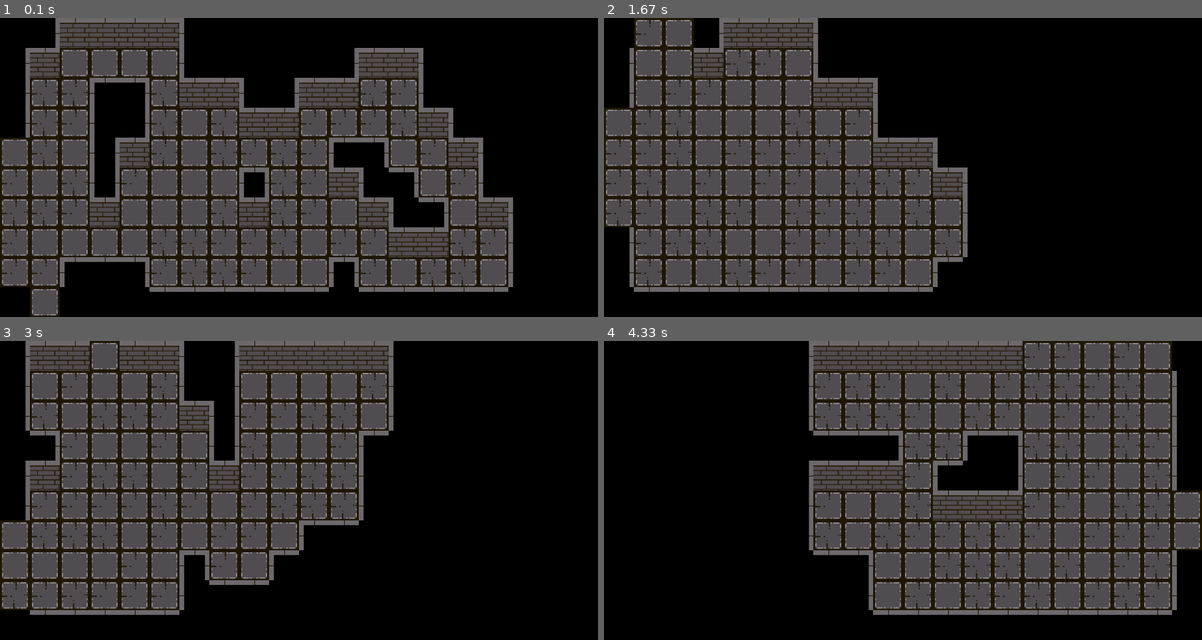
Above: before the commit, frames 1-4 (two rows, left to right).
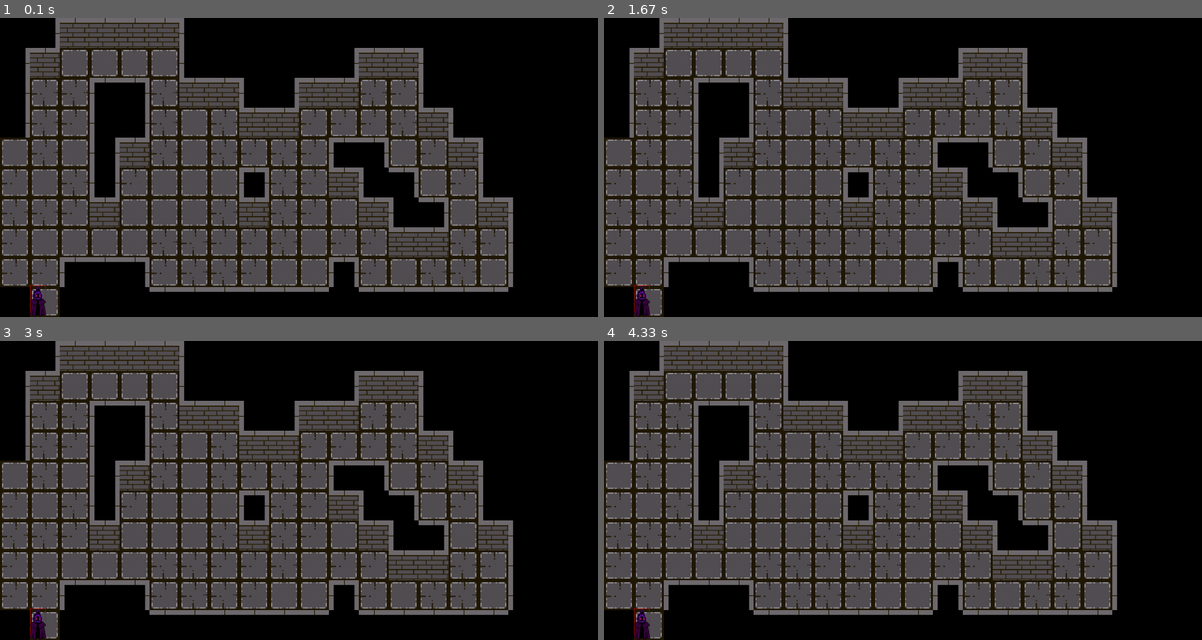
Above: after the commit, the same moments.

Repository: philogamer/pygame1
Game: pygame game, started from code.py
Two runs of this game, one before a commit and one after it. Both use one fixed random seed, a clock stepped at 60 frames per second and the inputs below.
Inputs:
- Up to frame 1 (0.1 s): no input
- Up to frame 2 (1.67 s): tap Space at 0.33, 0.67, 1.57 s; hold Space 1-1.53 s
- Up to frame 3 (3 s): hold Space 1.9-2.43 s; tap Space at 2.47 s; hold Space from 2.8 s (still down)
- Up to frame 4 (4.33 s): release Space at 3.33 s; tap Space at 3.37 s

The runs differ from the first frame. In frame 1, 0.2% of the frame differs, in the area x 5-8%, y 89-100%; in frame 2, 30%; in frame 3, 38%; in frame 4, 62%, in the area x 0-100%, y 0-100%.

Commit message:
change between map and main character go

Diff:
--- a/code.py
+++ b/code.py
@@ -35,6 +35,13 @@
         self.img=pygame.transform.scale(self.img,(75,75))
     def draw(self,screen):
         screen.blit(self.img,(self.x,self.y))
+class Goable:
+    def __init__(self,xy):
+        self.y=xy%10*75
+        self.x=(xy-xy%10)/10*75
+        self.rect=pygame.Rect(self.x,self.y,75,75)
+    def update(self):
+        self.rect=pygame.Rect(self.x,self.y,75,75)
 class Obstacle:
     def __init__(self,xy,type):
         self.position=xy
@@ -71,8 +78,8 @@
         self.targetx=self.x
         self.targety=self.y
         self.direction='right'
-        self.speed=50
-        self.img='assets/main'
+        self.speed=100
+        self.img='assets/main.png'
         self.img=pygame.image.load(self.img).convert_alpha()
         self.img=pygame.transform.scale(self.img,(40,77))
         self.rect=pygame.Rect(self.x,self.y-(77-75),40,75)
@@ -85,7 +92,21 @@
         distance=math.hypot(dx,dy)
         if self.speed*dt>=distance:
             self.x=self.targetx
-            self.y
+            self.y=self.targety
+        else:
+            self.x+=dx/distance*self.speed*dt
+            self.y+=dy/distance*self.speed*dt
+        if self.x<0:
+            self.x=0
+        if self.x>(1500-44):
+            self.x=(1500-44)
+        if self.y<0:
+            self.y=0
+        if self.y>(750-77):
+            self.y=750-77
+    def update(self):
+        self.rect=pygame.Rect(self.x,self.y-(77-75),40,75)
+
 class Creep:
     def __init__(self,xy,type):
         self.position=xy
@@ -109,11 +130,10 @@
         if event.type==pygame.QUIT:
             quit(0)
         keys=pygame.key.get_pressed()
-        if keys[pygame.K_SPACE]:
-            rendermap=True
     #random map logic
     if rendermap:
         locate=list(range(200))
+        goable=[]
         map=[]
         obstacle=[]
         door=[]
@@ -163,6 +183,7 @@
                     map.append(Map(firstexactdoor+i,'F'))
                     locate.remove(firstexactdoor+i)
                     door.append(firstexactdoor+i)
+            player=Player(random.choice(door))
         else:
             doorlong=firstdoor[1]
             doorside=firstdoor[0]*(-1)
@@ -190,6 +211,7 @@
                     map.append(Map(firstexactdoor+i,'F'))
                     locate.remove(firstexactdoor+i)
                     door.append(firstexactdoor+i)
+            player=Player(random.choice(door))
 
         start=random.choice(door)
         doorban=[]
@@ -215,7 +237,7 @@
         doorlong=0
         startablefloor=[]
         firstdoor=[]
-
+        goable=[]
         while True:
             while True:
                 unablemeetagain=False
@@ -246,6 +268,7 @@
                             if doorside==0:
                                 doorside=2
                                 door.append(start+b)
+                                goable.append(Goable(start+b))
                             elif doorside!=2:
                                 break
                             elif unablemeetagain:
@@ -253,6 +276,7 @@
                             else:
                                 doorlong+=1
                                 door.append(start+b)
+                                goable.append(Goable(start+b))
                             if doorlong==5:
                                 break
                             side=1
@@ -260,6 +284,7 @@
                             if doorside==0:
                                 doorside=1
                                 door.append(start+b)
+                                goable.append(Goable(start+b))
                             elif doorside!=1:
                                 break
                             elif unablemeetagain:
@@ -267,6 +292,7 @@
                             else:
                                 doorlong+=1
                                 door.append(start+b)
+                                goable.append(Goable(start+b))
                             if doorlong==5:
                                 break
                             side=1
@@ -274,6 +300,7 @@
                             if doorside==0:
                                 doorside=-1
                                 door.append(start+b)
+                                goable.append(Goable(start+b))
                             elif doorside!=(-1):
                                 break
                             elif unablemeetagain:
@@ -281,6 +308,7 @@
                             else:
                                 doorlong+=1
                                 door.append(start+b)
+                                goable.append(Goable(start+b))
                             if doorlong==5:
                                 break
                             side=1
@@ -288,6 +316,7 @@
                             if doorside==0:
                                 doorside=-2
                                 door.append(start+b)
+                                goable.append(Goable(start+b))
                             elif doorside!=(-2):
                                 break
                             elif unablemeetagain:
@@ -295,6 +324,7 @@
                             else:
                                 doorlong+=1
                                 door.append(start+b)
+                                goable.append(Goable(start+b))
                             if doorlong==5:
                                 break
                             side=1
@@ -412,12 +442,40 @@
                 obstacle.append(Obstacle(i,'ST'))
 
 
+    #main character logic
+    player.targetx=player.x
+    player.targety=player.y
+    if keys[pygame.K_a]:
+        player.targetx=player.x-1
+    if keys[pygame.K_d]:
+        player.targetx=player.x+1
+    if keys[pygame.K_w]:
+        player.targety=player.y-1
+    if keys[pygame.K_s]:
+        player.targety=player.y+1
+    for i in goable:
+        if i.rect.colliderect(player.rect):
+            if player.x<=0 or player.x>=(1500-44) or player.y<=0 or player.y>=(750-77):
+                rendermap=True
+    player.move(dt)
+    player.update()
+
+
+
+
+
+
+
     #draw on screen
     screen.fill((0,0,0))
     for i in map:
         i.draw(screen)
     for i in obstacle:
         i.draw(screen)
+    pygame.draw.rect(screen,(225,0,0),player.rect,1)
+    player.draw(screen)
+
+
 
 
 
